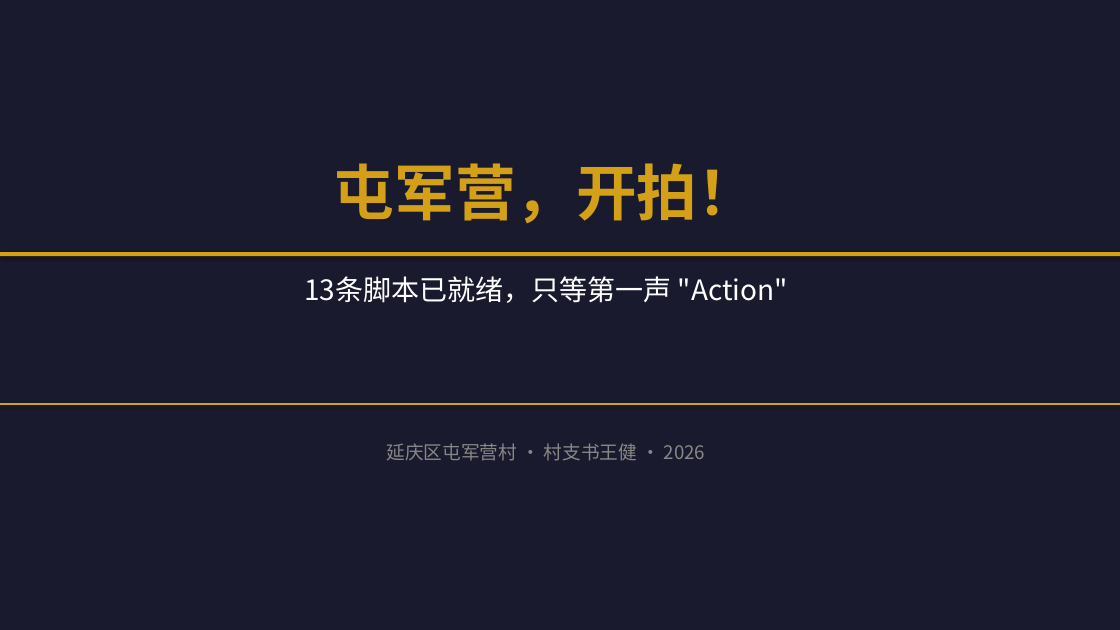
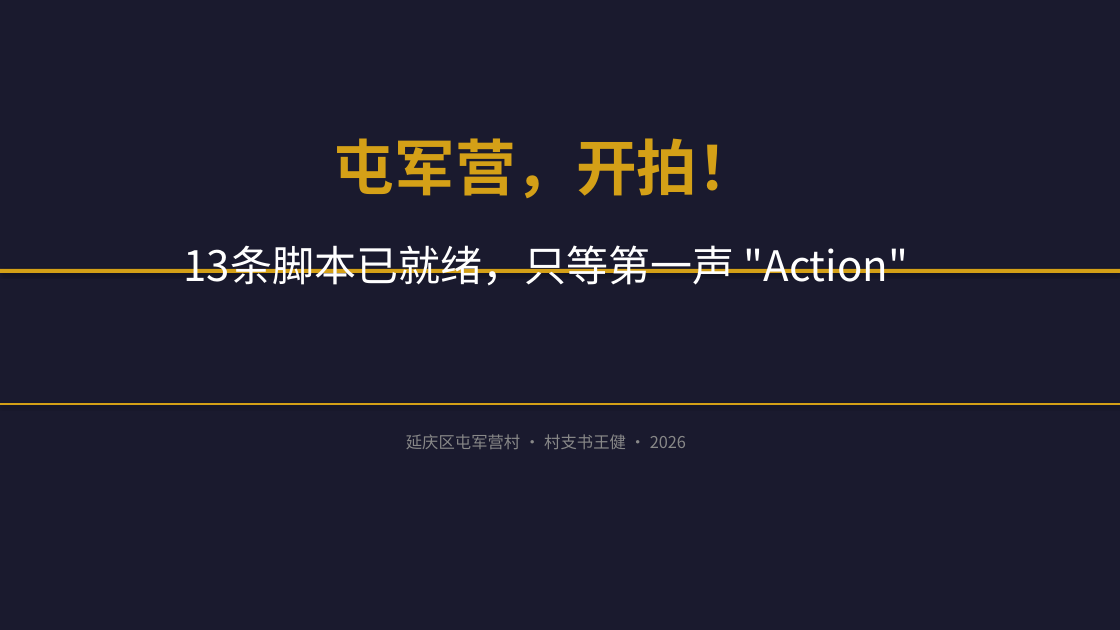
Before and after one commit to 975801846-star/workspace-outputs, a slide deck: slide 18 of tunjunying/PPT_python-pptx版.pptx (slide 17 before the commit). Drawn at 1120x630 pixels with LibreOffice and Linux fonts; fonts in the diff are those of the drawing. Boxes give left, top, right and bottom in pixels: in the first picture for what was removed or moved away, otherwise in the second. Text is boxed around its words. In the diff, an @@ line names an element or a change of style, - is before the commit and + after.

```diff
--- a/tunjunying/PPT_python-pptx版.pptx
+++ b/tunjunying/PPT_python-pptx版.pptx
@@ text "屯军营，开拍！": place and size @@
-text "屯军营，开拍！" at box(334, 163, 758, 223)
+text "屯军营，开拍！" at box(334, 138, 758, 198)
@@ text "13条脚本已就绪，只等第一声 "Action"": place and size @@
-text "13条脚本已就绪，只等第一声 "Action"" at box(304, 276, 788, 303)
+text "13条脚本已就绪，只等第一声 "Action"" at box(184, 245, 909, 286)
@@ text "13条脚本已就绪，只等第一声 "Action"" at box(184, 245, 909, 286): size 24 to 36 pt @@
@@ rectangle: place and size @@
-rectangle at box(0, 252, 1120, 256)
+rectangle at box(0, 269, 1120, 273)
@@ text "延庆区屯军营村 · 村支书王健 · 2026": place and size @@
-text "延庆区屯军营村 · 村支书王健 · 2026" at box(387, 443, 705, 461)
+text "延庆区屯军营村 · 村支书王健 · 2026" at box(406, 434, 686, 449)
@@ text "延庆区屯军营村 · 村支书王健 · 2026" at box(406, 434, 686, 449): size 16 to 14 pt @@
```
Also in this commit, not shown: 16 other slides changed, 1 slide added.
